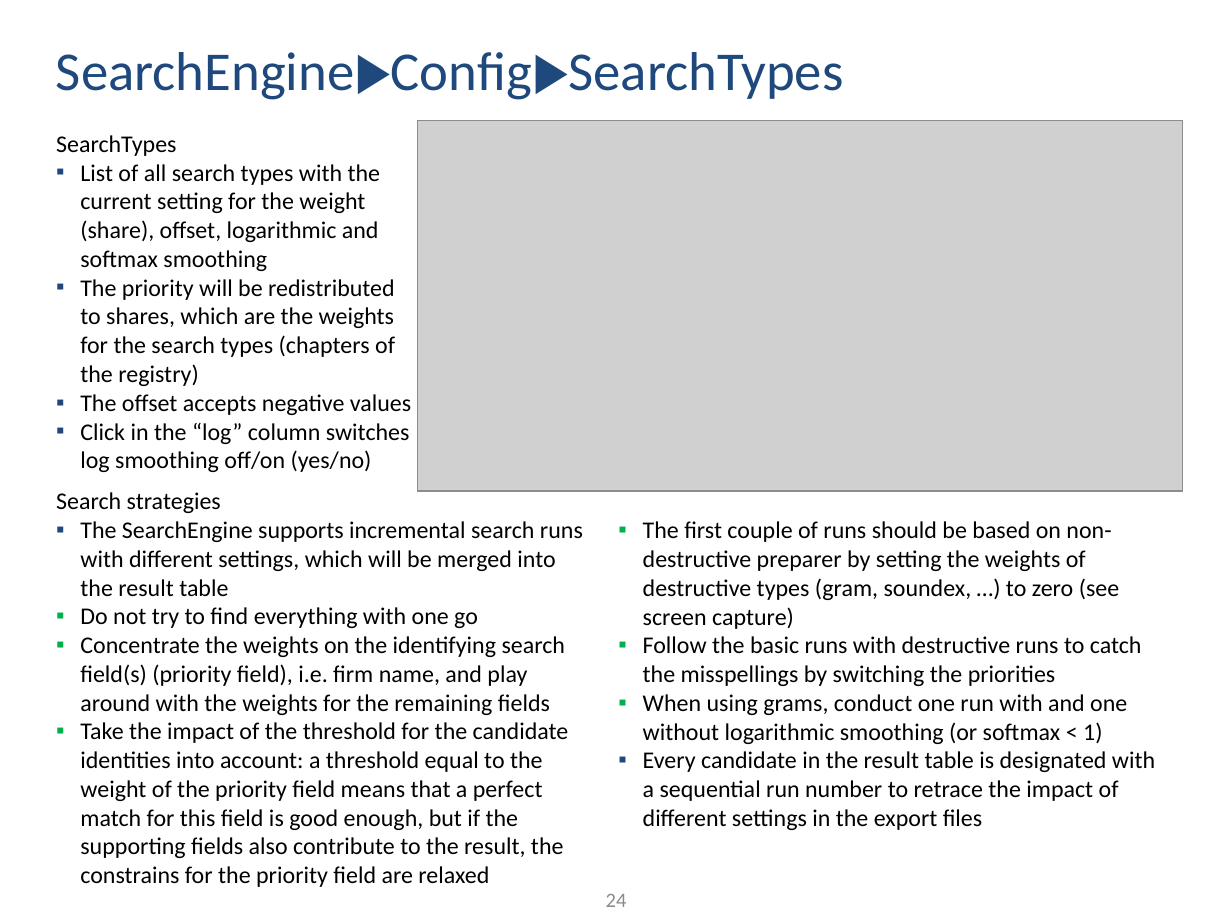
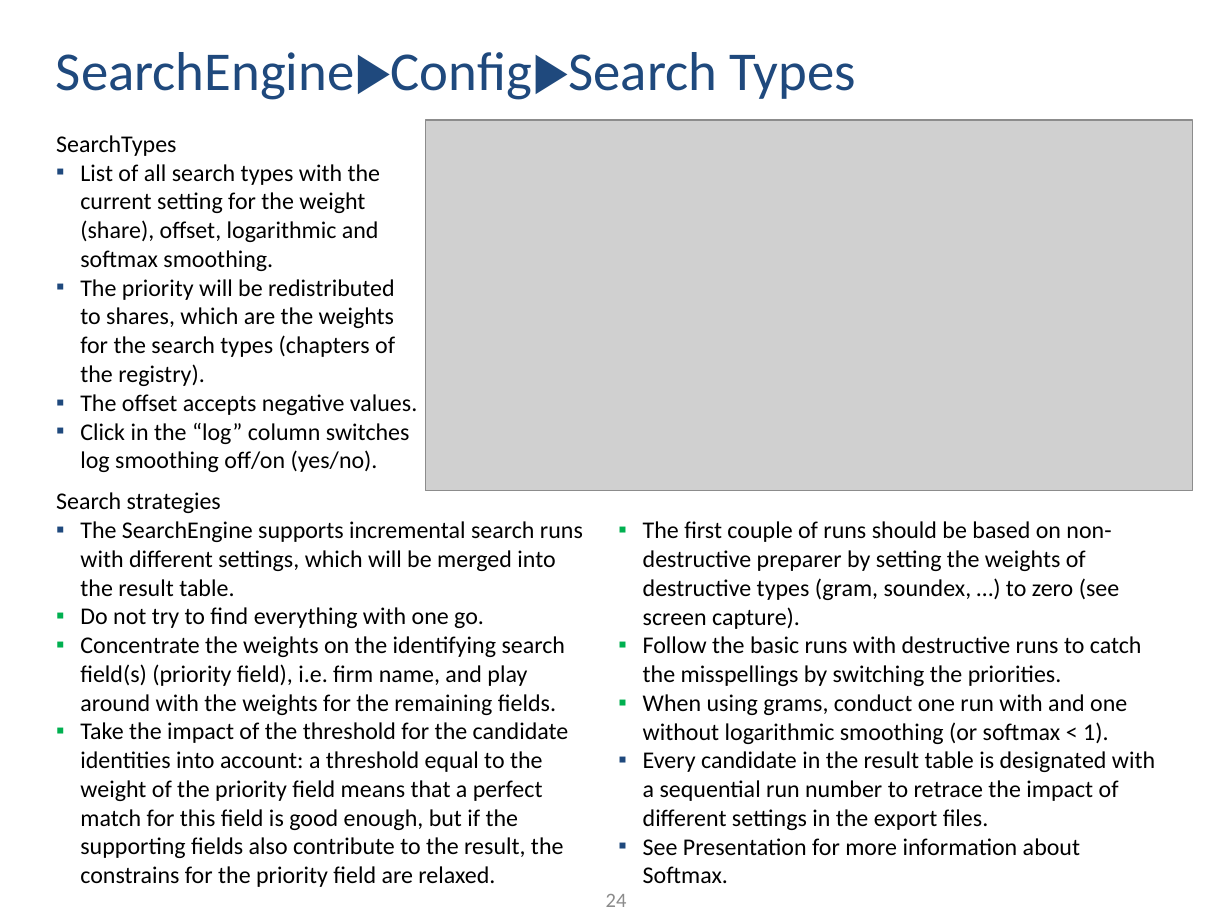
Before and after one commit to ThorstenDoherr/searchengine, a slide deck: slide 24 of doc/Manual.pptx. Drawn at 1232x924 pixels with LibreOffice and Linux fonts; fonts in the diff are those of the drawing; grey boxes stand for pictures. Boxes give left, top, right and bottom in pixels: in the first picture for what was removed or moved away, otherwise in the second. Text is boxed around its words. In the diff, an @@ line names an element or a change of style, - is before the commit and + after.

```diff
--- a/doc/Manual.pptx
+++ b/doc/Manual.pptx
@@ title at (x1=56, y1=52, x2=856, y2=100): spaces changed @@
-SearchEngine▶Config▶SearchTypes
+SearchEngine▶Config▶Search Types
@@ picture moved from (x1=418, y1=121, x2=1183, y2=492) to (x1=425, y1=120, x2=1193, y2=490) @@
@@ text at (x1=80, y1=164, x2=417, y2=472): text changed @@
-  ▪ List of all search types with the current setting for the weight (share), offset, logarithmic and softmax smoothing
-  ▪ The priority will be redistributed to shares, which are the weights for the search types (chapters of the registry)
-  ▪ The offset accepts negative values
-  ▪ Click in the “log” column switches log smoothing off/on (yes/no)
+  ▪ List of all search types with the current setting for the weight (share), offset, logarithmic and softmax smoothing.
+  ▪ The priority will be redistributed to shares, which are the weights for the search types (chapters of the registry).
+  ▪ The offset accepts negative values.
+  ▪ Click in the “log” column switches log smoothing off/on (yes/no).
@@ text at (x1=80, y1=521, x2=583, y2=887): text changed @@
-  ▪ The SearchEngine supports incremental search runs with different settings, which will be merged into the result table
-  ▪ Do not try to find everything with one go
-  ▪ Concentrate the weights on the identifying search field(s) (priority field), i.e. firm name, and play around with the weights for the remaining fields
-  ▪ Take the impact of the threshold for the candidate identities into account: a threshold equal to the weight of the priority field means that a perfect match for this field is good enough, but if the supporting fields also contribute to the result, the constrains for the priority field are relaxed
+  ▪ The SearchEngine supports incremental search runs with different settings, which will be merged into the result table.
+  ▪ Do not try to find everything with one go.
+  ▪ Concentrate the weights on the identifying search field(s) (priority field), i.e. firm name, and play around with the weights for the remaining fields.
+  ▪ Take the impact of the threshold for the candidate identities into account: a threshold equal to the weight of the priority field means that a perfect match for this field is good enough, but if the supporting fields also contribute to the result, the constrains for the priority field are relaxed.
@@ text at (x1=643, y1=521, x2=1155, y2=883): text changed @@
-  ▪ The first couple of runs should be based on non-destructive preparer by setting the weights of destructive types (gram, soundex, …) to zero (see screen capture)
-  ▪ Follow the basic runs with destructive runs to catch the misspellings by switching the priorities
-  ▪ When using grams, conduct one run with and one without logarithmic smoothing (or softmax < 1)
-  ▪ Every candidate in the result table is designated with a sequential run number to retrace the impact of different settings in the export files
+  ▪ The first couple of runs should be based on non-destructive preparer by setting the weights of destructive types (gram, soundex, …) to zero (see screen capture).
+  ▪ Follow the basic runs with destructive runs to catch the misspellings by switching the priorities.
+  ▪ When using grams, conduct one run with and one without logarithmic smoothing (or softmax < 1).
+  ▪ Every candidate in the result table is designated with a sequential run number to retrace the impact of different settings in the export files.
+  ▪ See Presentation for more information about Softmax.
```
Also in this commit, not shown: 39 other slides changed, 1 slide added, 3 other files.
